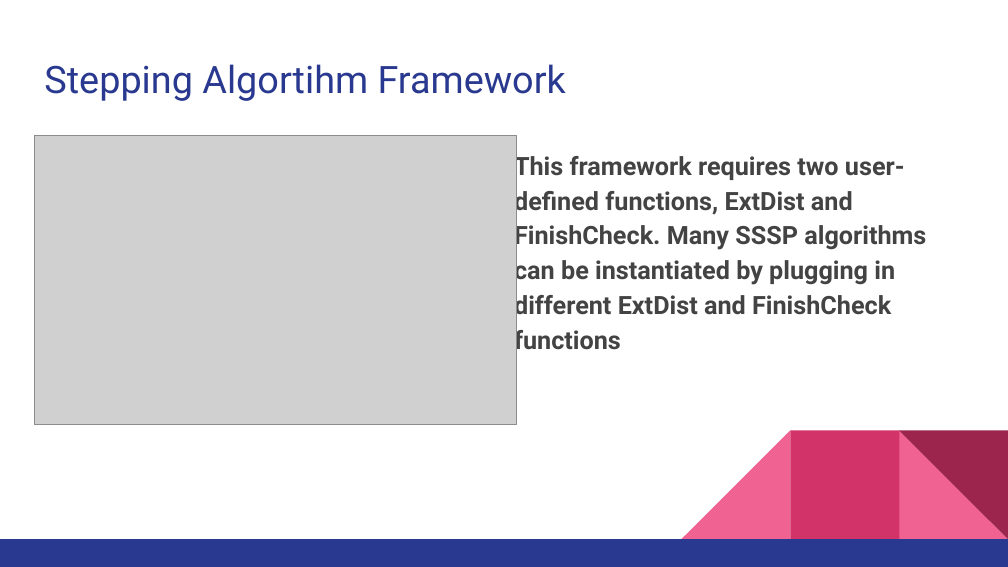
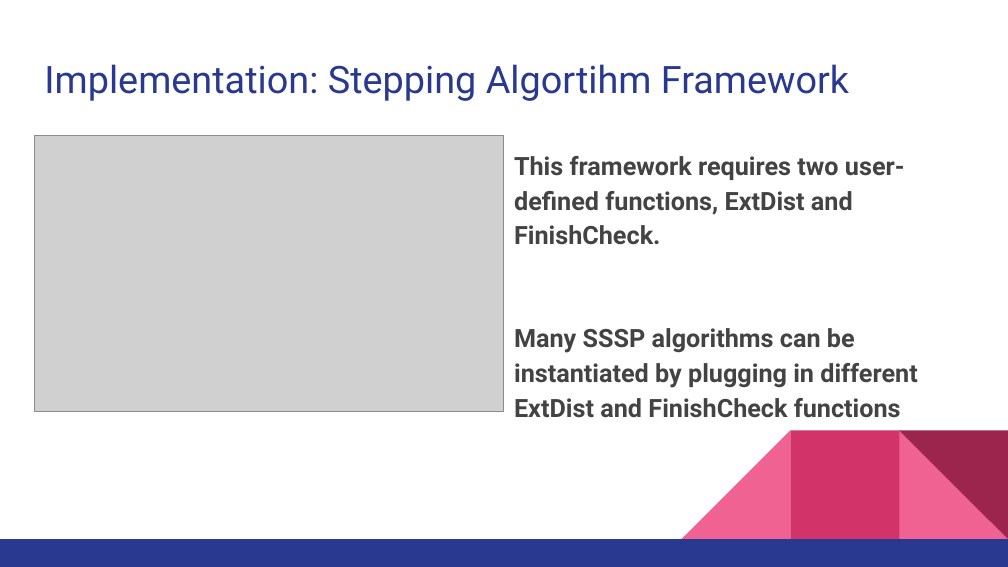
Before and after one commit to xtstc131/COMP5704-Mainpage, a slide deck: slide 7 of Slide_Presentation.pptx. Drawn at 1008x567 pixels with LibreOffice and Linux fonts; fonts in the diff are those of the drawing; grey boxes stand for pictures. Boxes give left, top, right and bottom in pixels: in the first picture for what was removed or moved away, otherwise in the second. Text is boxed around its words. In the diff, an @@ line names an element or a change of style, - is before the commit and + after.

```diff
--- a/Slide_Presentation.pptx
+++ b/Slide_Presentation.pptx
@@ title at <box>44,64,849,101</box>: text changed @@
-Stepping Algortihm Framework
+Implementation: Stepping Algortihm Framework
@@ picture: place and size @@
-picture at <box>34,136,516,425</box>
+picture at <box>34,136,504,412</box>
@@ text at <box>514,156,917,418</box>: text changed @@
-This framework requires two user-defined functions, ExtDist and FinishCheck. Many SSSP algorithms can be instantiated by plugging in different ExtDist and FinishCheck functions
+This framework requires two user-defined functions, ExtDist and FinishCheck.
+Many SSSP algorithms can be instantiated by plugging in different ExtDist and FinishCheck functions
```
Also in this commit, not shown: 8 other slides changed, 3 slides added, 2 slides removed.
